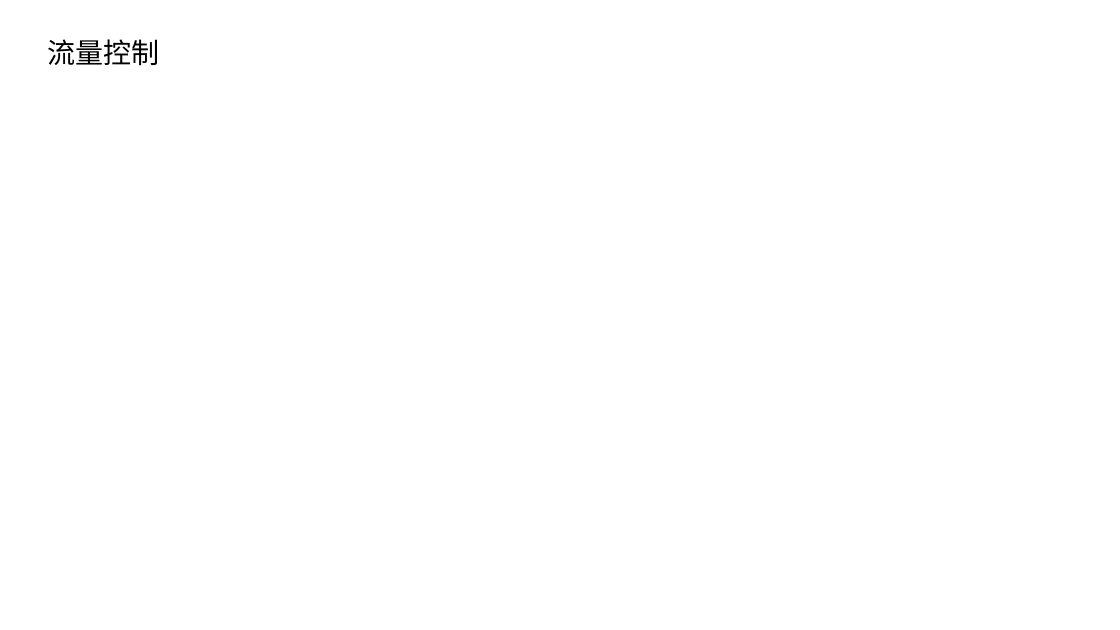
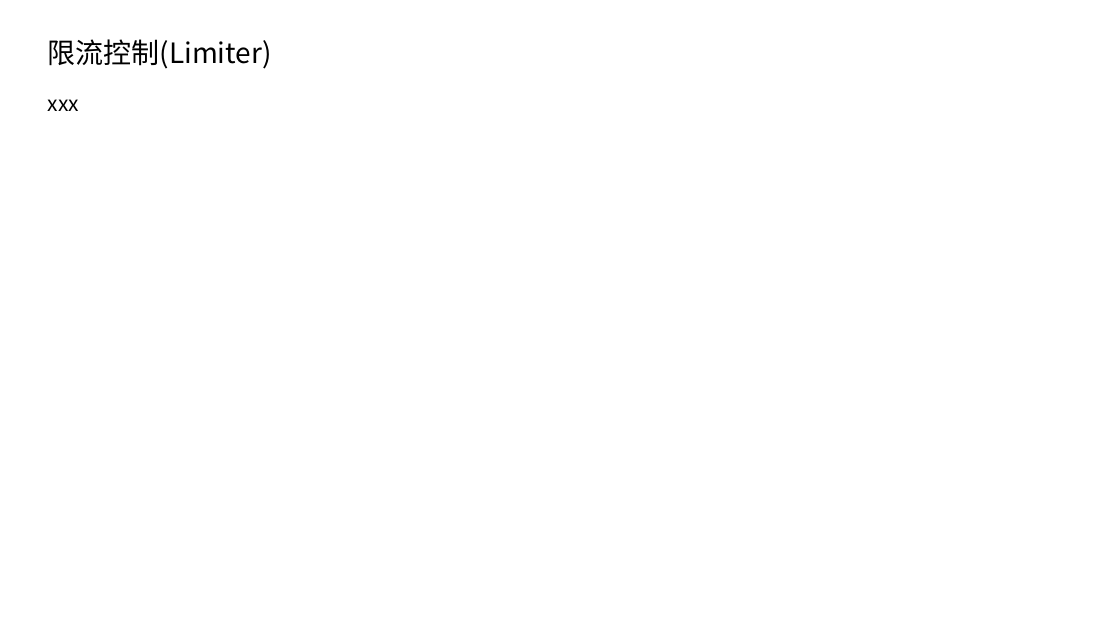
Before and after one commit to Joypigg/neural, a slide deck: slide 4 of docs/Neural.pptx (slide 14 before the commit). Drawn at 1120x630 pixels with LibreOffice and Linux fonts; fonts in the diff are those of the drawing. Boxes give left, top, right and bottom in pixels: in the first picture for what was removed or moved away, otherwise in the second. Text is boxed around its words. In the diff, an @@ line names an element or a change of style, - is before the commit and + after.

```diff
--- a/docs/Neural.pptx
+++ b/docs/Neural.pptx
@@ title at box(48, 39, 272, 69): text changed @@
-流量控制
+限流控制(Limiter)
@@ text added at box(48, 99, 79, 111), 18 pt, text #000000 @@
+xxx
```
Also in this commit, not shown: 1 other slide changed, 5 slides added, 11 slides removed, 2 other files.
